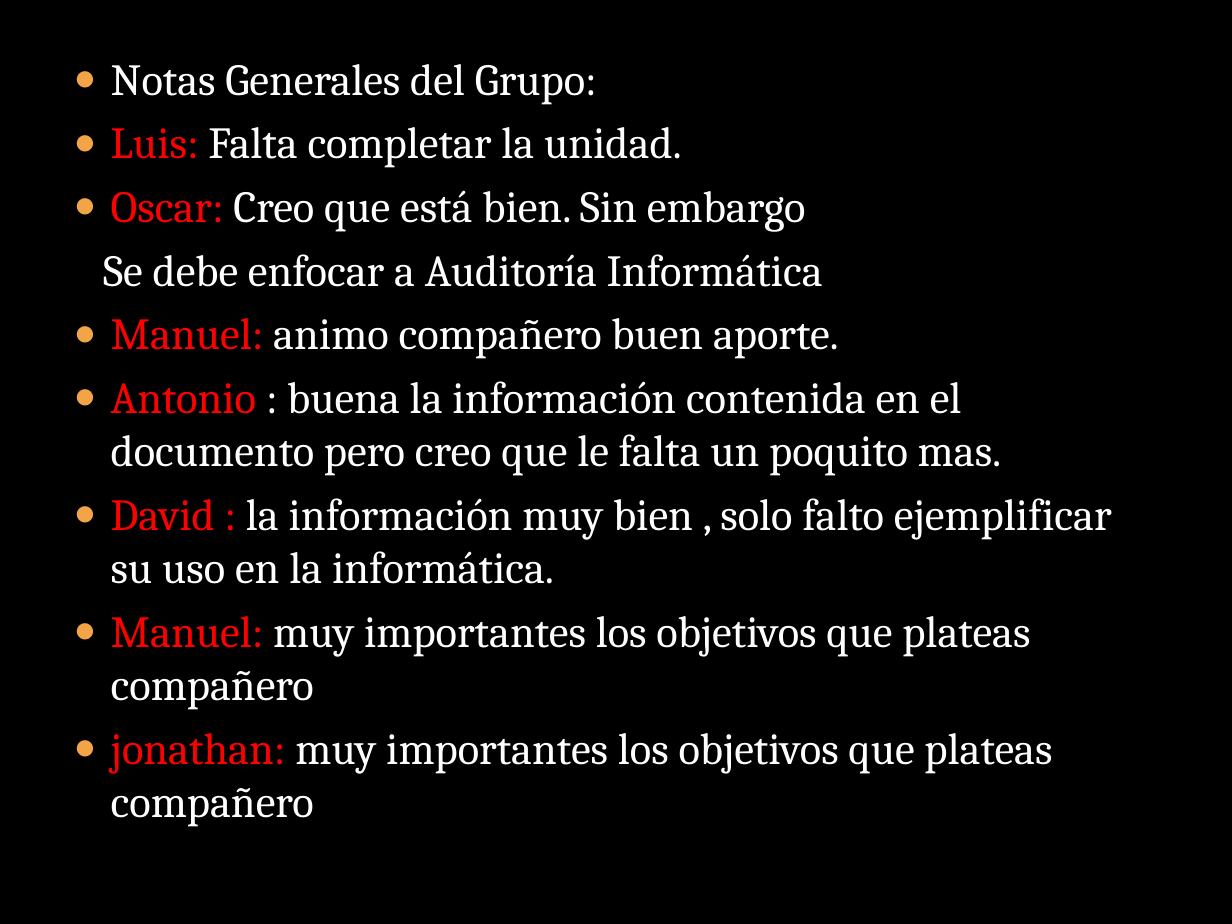
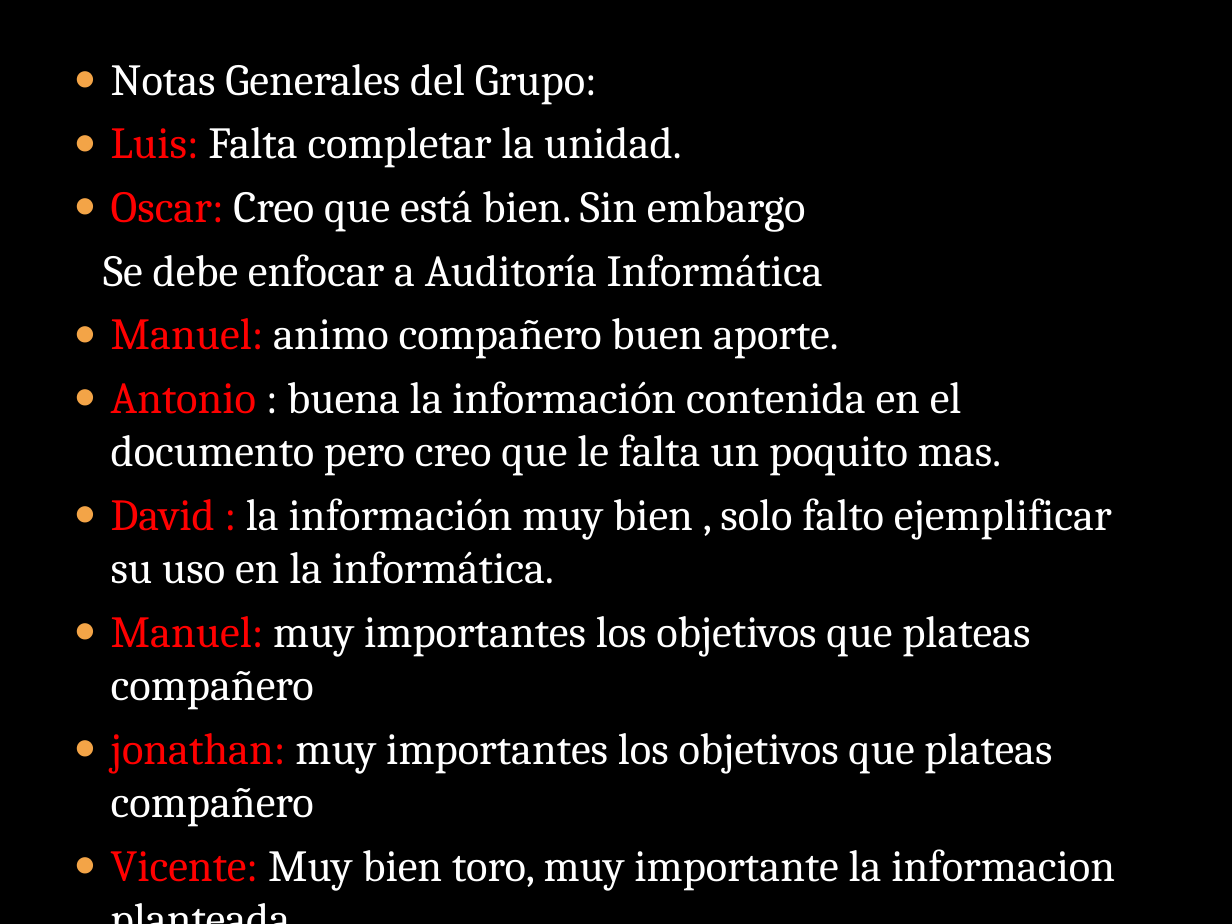
Before and after one commit to lc850/auditoria, a slide deck: slide 13 of HECTOR.pptx. Drawn at 1232x924 pixels with LibreOffice and Linux fonts; fonts in the diff are those of the drawing; background and template pictures are left out. Boxes give left, top, right and bottom in pixels: in the first picture for what was removed or moved away, otherwise in the second. Text is boxed around its words. In the diff, an @@ line names an element or a change of style, - is before the commit and + after.

Commit message:
vicente

```diff
--- a/HECTOR.pptx
+++ b/HECTOR.pptx
@@ text at [111,849,1115,891]: paragraph added @@
+● Vicente: Muy bien toro, muy importante la informacion planteada.
```
